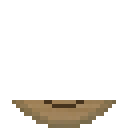
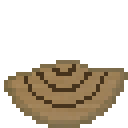
Layered file, before and after one edit (128 × 128). Changes by layer:
painted on "Layer 2" over <box>4,60,128,100</box>
